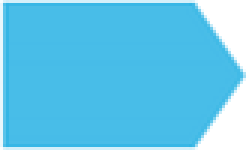
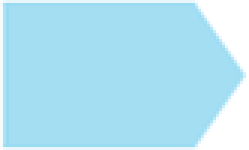
Two versions of the same layered image (249×150). Layer-by-layer changes:
"New Layer": opacity 100% → 50% over [0, 0, 246, 150]
